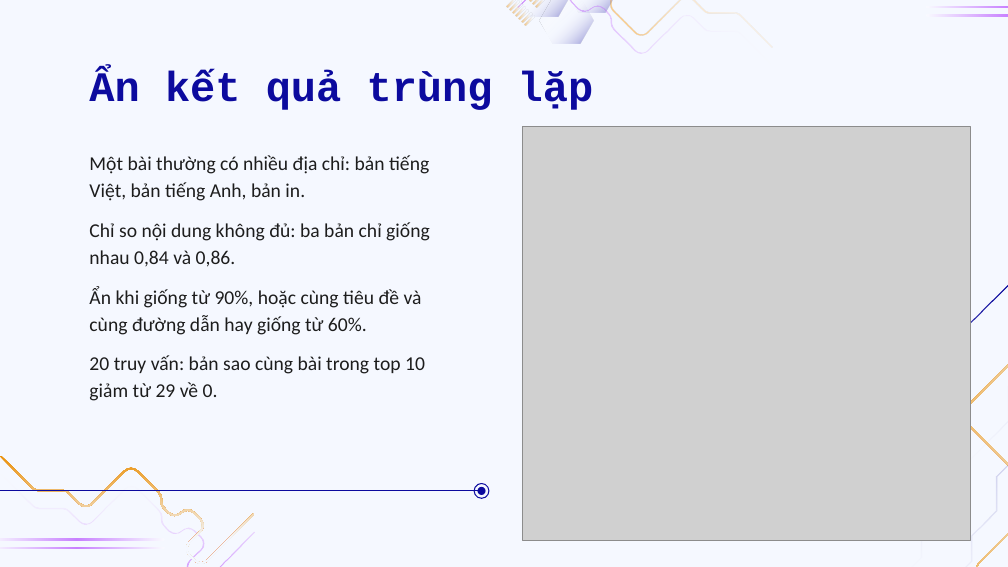
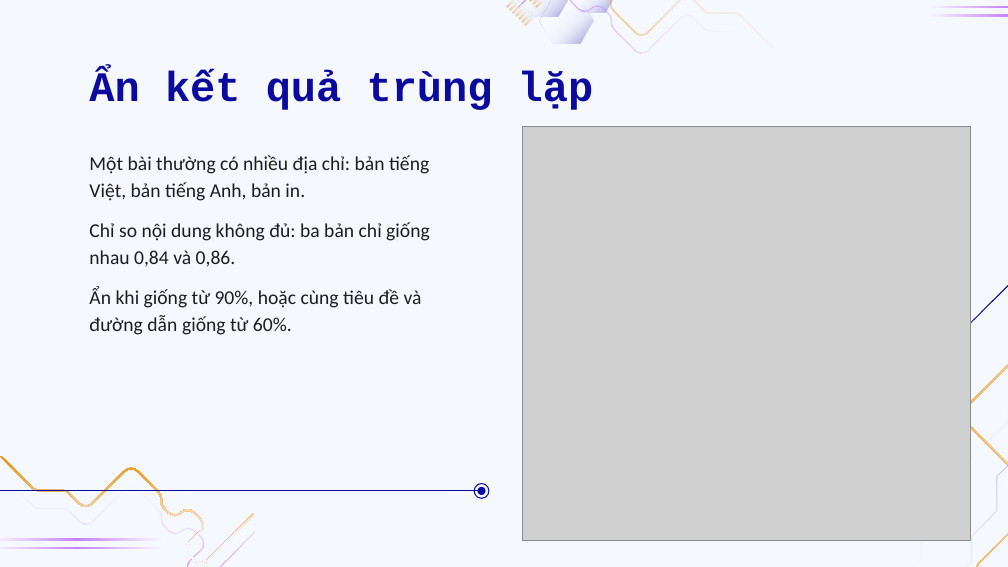
Before and after one commit to doanan293/WebCorpusPipeline, a slide deck: slide 22 of docs/presentation/BAT-thu-thap-boc-tach-tim-kiem.pptx. Drawn at 1008x567 pixels with LibreOffice and Linux fonts; fonts in the diff are those of the drawing; grey boxes stand for pictures; background and template pictures are left out. Boxes give left, top, right and bottom in pixels: in the first picture for what was removed or moved away, otherwise in the second. Text is boxed around its words. In the diff, an @@ line names an element or a change of style, - is before the commit and + after.

```diff
--- a/docs/presentation/BAT-thu-thap-boc-tach-tim-kiem.pptx
+++ b/docs/presentation/BAT-thu-thap-boc-tach-tim-kiem.pptx
@@ subtitle at [89,288,422,335]: text changed @@
-Ẩn khi giống từ 90%, hoặc cùng tiêu đề và cùng đường dẫn hay giống từ 60%.
-20 truy vấn: bản sao cùng bài trong top 10 giảm từ 29 về 0.
+Ẩn khi giống từ 90%, hoặc cùng tiêu đề và đường dẫn giống từ 60%.
```
Also in this commit, not shown: 3 other slides changed.
